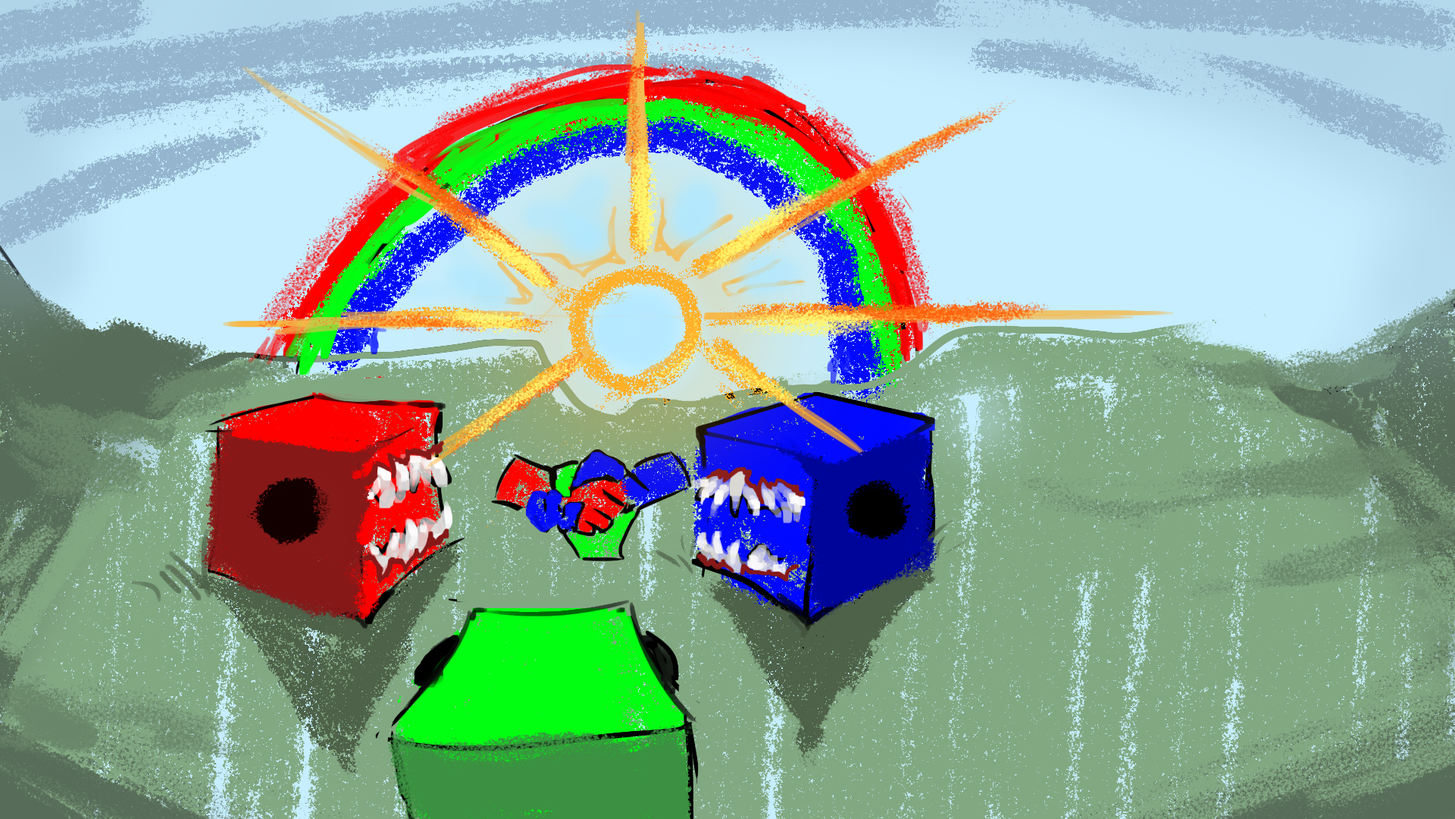
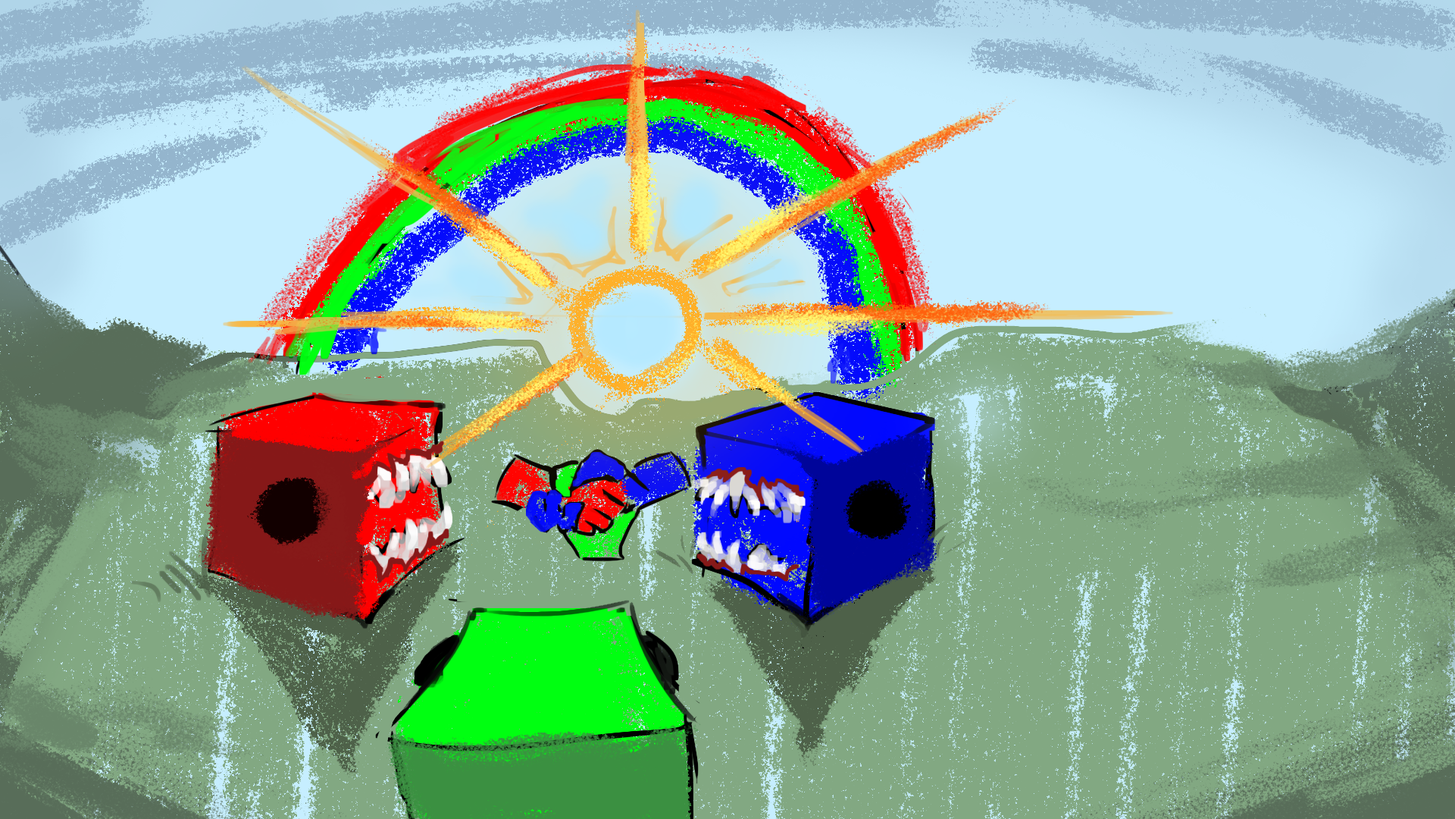
Two versions of the same layered image (1455 x 819). Layer-by-layer changes:
added layer "Layer 35" above "Layer 34" over box(661, 388, 768, 420)
